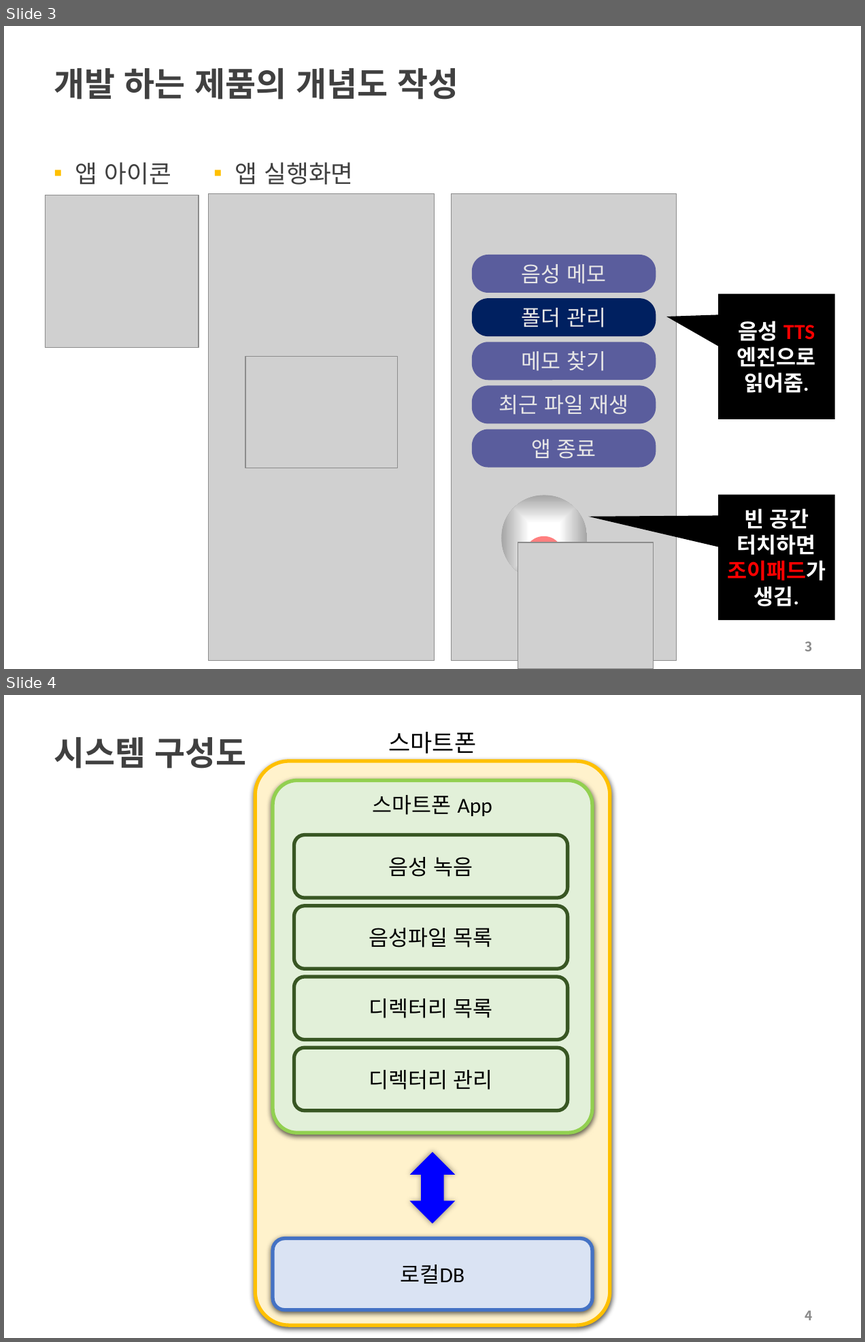
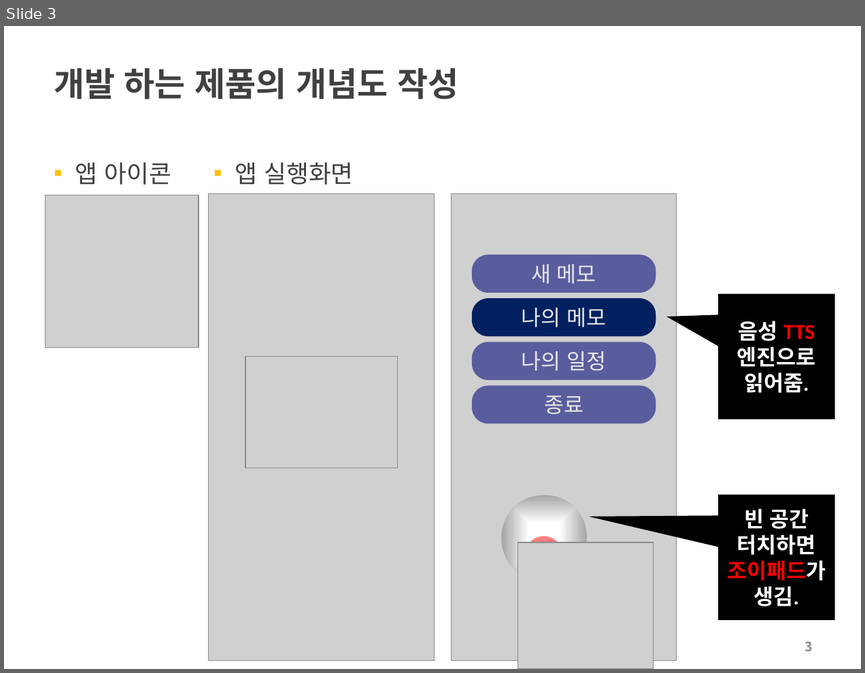
Before and after one commit to choisinho/capstone1, a slide deck: 2022-2-PreCapstoneDesign-최종보고서.pptx. Shown one above the other, each under a label of ours: slides 3 and 4 before the commit, slide 3 after it. The pictures are 865x1342 and 865x673 pixels, drawn with LibreOffice and Linux fonts; fonts in the diff are those of the drawing; grey boxes stand for pictures; background and template pictures are left out. Boxes give left, top, right and bottom in pixels: in the first picture for what was removed or moved away, otherwise in the second. Text is boxed around its words. In the diff, an @@ line names an element or a change of style, - is before the commit and + after.

```diff
--- a/2022-2-PreCapstoneDesign-최종보고서.pptx
+++ b/2022-2-PreCapstoneDesign-최종보고서.pptx
@@ slide 4 removed at <box>4,695,861,1338</box>, background #FFFFFF @@
@@ title removed at <box>54,737,247,768</box> @@
-시스템 구성도
@@ group removed at <box>255,732,610,1325</box>: 7 rounded rectangles, 1 text, 1 up down arrow @@
-스마트폰
-로컬DB
-스마트폰 App
-음성파일 목록
-디렉터리 목록
-디렉터리 관리
-음성 녹음
@@ page number removed at <box>805,1310,813,1320</box> @@
-4
@@ slide 3 changed as well @@
@@ text in rounded rectangle at <box>531,264,596,284</box>: text changed @@
-음성 메모
+새 메모
@@ text in rounded rectangle at <box>521,308,606,327</box>: text changed @@
-폴더 관리
+나의 메모
@@ text in rounded rectangle at <box>521,351,606,371</box>: text changed @@
-메모 찾기
+나의 일정
@@ text in rounded rectangle at <box>544,395,583,414</box>: text changed @@
-최근 파일 재생
+종료
@@ rounded rectangle removed at <box>472,429,656,467</box> @@
-앱 종료
```
Also in this commit, not shown: 2 other slides changed, 10 slides added, 1 other slide removed, 1 other file.
